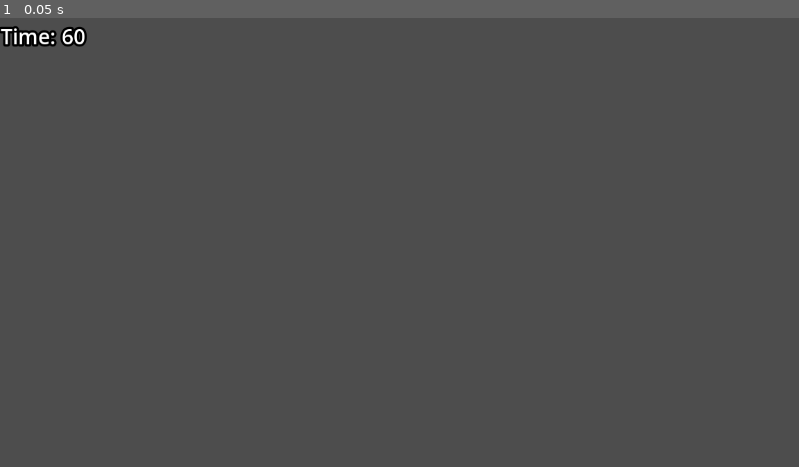
Above: before the commit, frame 1.
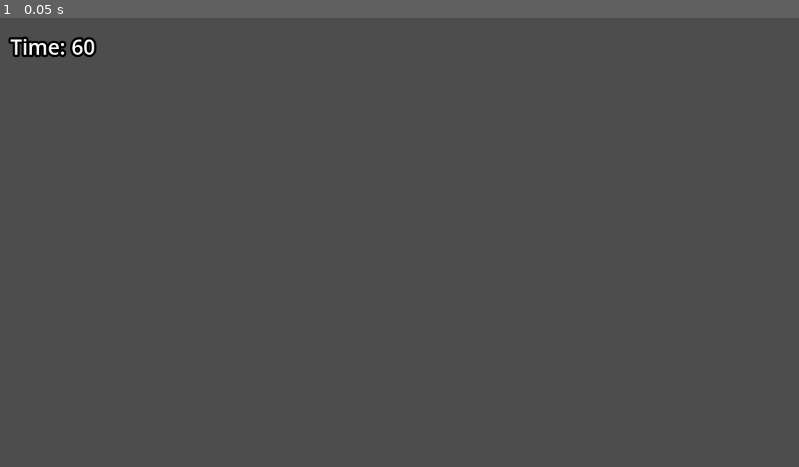
Above: after the commit, the same moment.

Repository: haybea16-beep/desktop-tutorial
Game: Godot game, scene res://level_1.tscn
Same seed, same stepped clock (60 frames per second), same inputs: the game is played once before the commit and once after it. The project has no main scene, so this scene is started directly.
Inputs:
- Up to frame 1 (0.05 s): no input

The runs differ from the first frame. In frame 1, 0.6% of the frame differs, in the area x 0-13%, y 1-9%.

Commit message:
getting rid of the assets that i wont use
getting rid of the assets that i wont use

Diff:
--- a/new-game-project/level_1.tscn
+++ b/new-game-project/level_1.tscn
@@ -1,62 +1,164 @@
-[gd_scene load_steps=3 format=3 uid="uid://bvooprthn5tk0"]
+[gd_scene load_steps=8 format=3 uid="uid://bvooprthn5tk0"]
 
 [sub_resource type="CircleShape2D" id="CircleShape2D_ilcil"]
 radius = 7.07107
+
+[sub_resource type="LabelSettings" id="LabelSettings_ilcil"]
+font_size = 60
+outline_size = 28
+outline_color = Color(0, 0, 0, 1)
 
 [sub_resource type="LabelSettings" id="LabelSettings_3hls8"]
 font_size = 30
 outline_size = 13
 outline_color = Color(0, 0, 0, 1)
 
+[sub_resource type="Animation" id="Animation_3hls8"]
+resource_name = "idle"
+tracks/0/type = "value"
+tracks/0/imported = false
+tracks/0/enabled = true
+tracks/0/path = NodePath("flash:visible")
+tracks/0/interp = 1
+tracks/0/loop_wrap = true
+tracks/0/keys = {
+"times": PackedFloat32Array(0),
+"transitions": PackedFloat32Array(1),
+"update": 1,
+"values": [false]
+}
+
+[sub_resource type="Animation" id="Animation_hbghi"]
+length = 0.001
+tracks/0/type = "value"
+tracks/0/imported = false
+tracks/0/enabled = true
+tracks/0/path = NodePath("flash:visible")
+tracks/0/interp = 1
+tracks/0/loop_wrap = true
+tracks/0/keys = {
+"times": PackedFloat32Array(0),
+"transitions": PackedFloat32Array(1),
+"update": 1,
+"values": [false]
+}
+tracks/1/type = "value"
+tracks/1/imported = false
+tracks/1/enabled = true
+tracks/1/path = NodePath("flash:modulate")
+tracks/1/interp = 1
+tracks/1/loop_wrap = true
+tracks/1/keys = {
+"times": PackedFloat32Array(0),
+"transitions": PackedFloat32Array(1),
+"update": 0,
+"values": [Color(1, 1, 1, 1)]
+}
+
+[sub_resource type="Animation" id="Animation_hn12h"]
+resource_name = "boom"
+length = 2.0
+tracks/0/type = "value"
+tracks/0/imported = false
+tracks/0/enabled = true
+tracks/0/path = NodePath("flash:visible")
+tracks/0/interp = 1
+tracks/0/loop_wrap = true
+tracks/0/keys = {
+"times": PackedFloat32Array(0),
+"transitions": PackedFloat32Array(1),
+"update": 1,
+"values": [true]
+}
+tracks/1/type = "value"
+tracks/1/imported = false
+tracks/1/enabled = true
+tracks/1/path = NodePath("flash:modulate")
+tracks/1/interp = 1
+tracks/1/loop_wrap = true
+tracks/1/keys = {
+"times": PackedFloat32Array(0, 2),
+"transitions": PackedFloat32Array(1, 1),
+"update": 0,
+"values": [Color(1, 1, 1, 1), Color(1, 1, 1, 0)]
+}
+
+[sub_resource type="AnimationLibrary" id="AnimationLibrary_ihfcg"]
+_data = {
+&"RESET": SubResource("Animation_hbghi"),
+&"boom": SubResource("Animation_hn12h"),
+&"idle": SubResource("Animation_3hls8")
+}
+
 [node name="arbys game" type="Node2D"]
 
-[node name="CanvasLayer" type="CanvasLayer" parent="."]
+[node name="ingameui" type="CanvasLayer" parent="."]
 
-[node name="main" type="Node2D" parent="CanvasLayer"]
+[node name="main" type="Node2D" parent="."]
 
-[node name="Area2Dslash" type="Area2D" parent="CanvasLayer/main" groups=["slash"]]
+[node name="Area2Dslash" type="Area2D" parent="main" groups=["slash"]]
 
-[node name="CollisionShape2D" type="CollisionShape2D" parent="CanvasLayer/main/Area2Dslash"]
+[node name="CollisionShape2D" type="CollisionShape2D" parent="main/Area2Dslash"]
 shape = SubResource("CircleShape2D_ilcil")
 
-[node name="Line2D" type="Line2D" parent="CanvasLayer/main"]
+[node name="Line2D" type="Line2D" parent="main"]
 
-[node name="cannons" type="Node2D" parent="CanvasLayer/main"]
+[node name="cannons" type="Node2D" parent="main"]
 
-[node name="cannon1" type="Node2D" parent="CanvasLayer/main/cannons"]
+[node name="cannon1" type="Node2D" parent="main/cannons"]
 position = Vector2(107, 928)
 
-[node name="cannon2" type="Node2D" parent="CanvasLayer/main/cannons"]
+[node name="cannon2" type="Node2D" parent="main/cannons"]
 position = Vector2(314, 771)
 
-[node name="cannon3" type="Node2D" parent="CanvasLayer/main/cannons"]
+[node name="cannon3" type="Node2D" parent="main/cannons"]
 position = Vector2(654, 942)
 
-[node name="cannon4" type="Node2D" parent="CanvasLayer/main/cannons"]
+[node name="cannon4" type="Node2D" parent="main/cannons"]
 position = Vector2(843, 765)
 
-[node name="cannon5" type="Node2D" parent="CanvasLayer/main/cannons"]
+[node name="cannon5" type="Node2D" parent="main/cannons"]
 position = Vector2(1115, 924)
 
-[node name="cannon6" type="Node2D" parent="CanvasLayer/main/cannons"]
+[node name="cannon6" type="Node2D" parent="main/cannons"]
 position = Vector2(1303, 270)
 
-[node name="cannon7" type="Node2D" parent="CanvasLayer/main/cannons"]
+[node name="cannon7" type="Node2D" parent="main/cannons"]
 position = Vector2(-162, 305)
 
-[node name="Labeltime" type="Label" parent="CanvasLayer/main"]
+[node name="flash" type="ColorRect" parent="main"]
+visible = false
+offset_right = 1147.0
+offset_bottom = 648.0
+
+[node name="Labelboom" type="Label" parent="main/flash"]
+offset_right = 1148.0
+offset_bottom = 647.0
+text = "Boom!"
+label_settings = SubResource("LabelSettings_ilcil")
+horizontal_alignment = 1
+vertical_alignment = 1
+
+[node name="Labeltime" type="Label" parent="main"]
 offset_left = 1.0
-offset_right = 96.0
-offset_bottom = 53.0
+offset_right = 152.0
+offset_bottom = 82.0
 text = "Time: 60"
 label_settings = SubResource("LabelSettings_3hls8")
 horizontal_alignment = 1
 vertical_alignment = 1
 
-[node name="Timergame length" type="Timer" parent="CanvasLayer/main"]
+[node name="Timergame length" type="Timer" parent="main"]
 wait_time = 60.0
 one_shot = true
 
-[node name="CanvasLayer2" type="CanvasLayer" parent="."]
+[node name="AnimationPlayer" type="AnimationPlayer" parent="main"]
+libraries = {
+&"": SubResource("AnimationLibrary_ihfcg")
+}
 
-[node name="CanvasLayer3" type="CanvasLayer" parent="."]
+[node name="start screen" type="CanvasLayer" parent="."]
+
+[node name="game over screen" type="CanvasLayer" parent="."]
+
+[node name="burger" type="CharacterBody2D" parent="."]
Binary file removed: new-game-project/food-pack-3/food-pack-3000.png
Not shown, removed: new-game-project/food-pack-3/food-pack-3000.png.import
Binary file removed: new-game-project/food-pack-3/food-pack-3002.png
Not shown, removed: new-game-project/food-pack-3/food-pack-3002.png.import
Binary file removed: new-game-project/food-pack-3/food-pack-3003.png
Not shown, removed: new-game-project/food-pack-3/food-pack-3003.png.import
Binary file removed: new-game-project/food-pack-3/food-pack-3005.png
Not shown, removed: new-game-project/food-pack-3/food-pack-3005.png.import
Binary file removed: new-game-project/food-pack-3/food-pack-3007.png
Not shown, removed: new-game-project/food-pack-3/food-pack-3007.png.import
Binary file removed: new-game-project/food-pack-3/food-pack-3009.png
Not shown, removed: new-game-project/food-pack-3/food-pack-3009.png.import
(and 914 more such lines)
